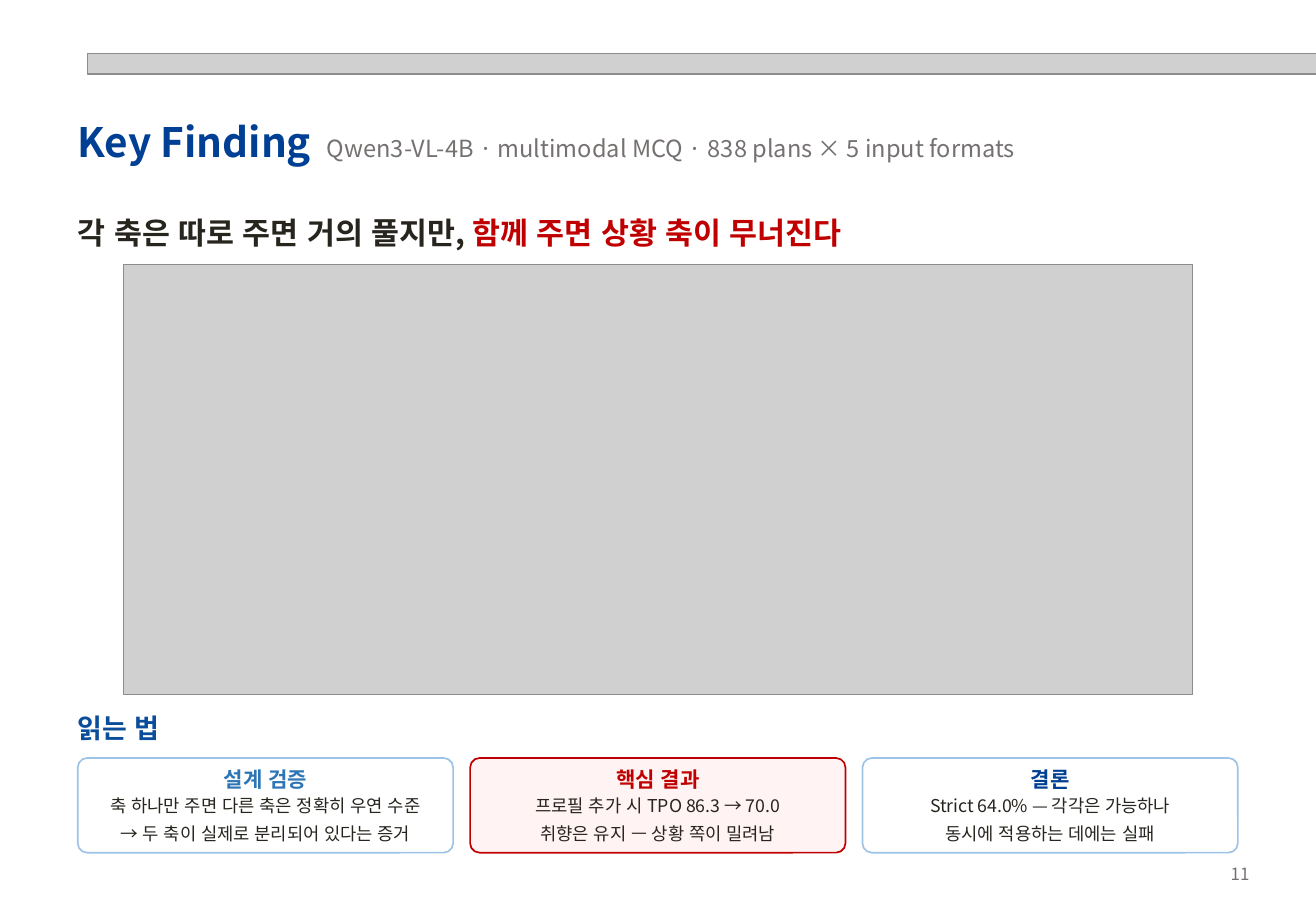
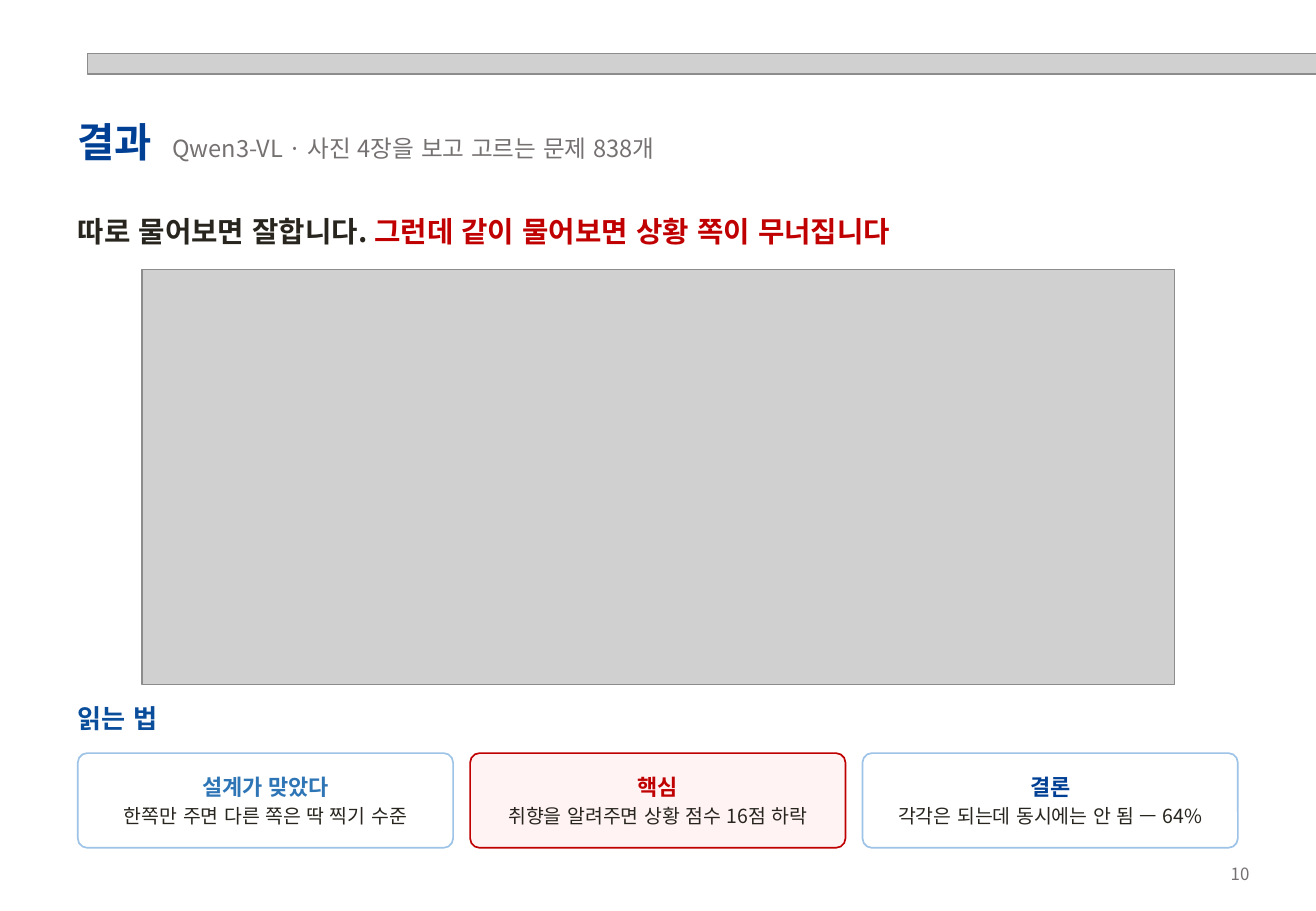
Before and after one commit to hjhj6411/tpo, a slide deck: slide 10 of presentation/POD-Bench_성과발표.pptx (slide 11 before the commit). Drawn at 1316x911 pixels with LibreOffice and Linux fonts; fonts in the diff are those of the drawing; grey boxes stand for pictures. Boxes give left, top, right and bottom in pixels: in the first picture for what was removed or moved away, otherwise in the second. Text is boxed around its words. In the diff, an @@ line names an element or a change of style, - is before the commit and + after.

```diff
--- a/presentation/POD-Bench_성과발표.pptx
+++ b/presentation/POD-Bench_성과발표.pptx
@@ text at bbox=[78, 123, 654, 162]: text changed @@
-Key Finding Qwen3-VL-4B · multimodal MCQ · 838 plans × 5 input formats
+결과 Qwen3-VL · 사진 4장을 보고 고르는 문제 838개
@@ text at bbox=[78, 217, 890, 245]: text changed; size 18 to 17 pt; text colour #27251E to #C00000 @@
-각 축은 따로 주면 거의 풀지만, 함께 주면 상황 축이 무너진다
+따로 물어보면 잘합니다. 그런데 같이 물어보면 상황 쪽이 무너집니다
@@ picture: place and size @@
-picture at bbox=[124, 265, 1193, 695]
+picture at bbox=[142, 270, 1175, 684]
@@ text "읽는 법": place and size @@
-text "읽는 법" at bbox=[78, 715, 160, 741]
+text "읽는 법" at bbox=[78, 706, 157, 731]
@@ text "읽는 법" at bbox=[78, 706, 157, 731]: size 16 to 15.5 pt @@
@@ text in rounded rectangle at bbox=[124, 776, 407, 825]: text changed; size 10.5 to 11.5 pt @@
-설계 검증
-축 하나만 주면 다른 축은 정확히 우연 수준
-→ 두 축이 실제로 분리되어 있다는 증거
+설계가 맞았다
+한쪽만 주면 다른 쪽은 딱 찍기 수준
@@ 3 rounded rectangles: place and size @@
-3 rounded rectangles at bbox=[78, 758, 1238, 853]
+3 rounded rectangles at bbox=[78, 753, 1238, 848]
@@ text in rounded rectangle at bbox=[508, 776, 808, 825]: text changed; size 10.5 to 11.5 pt @@
-핵심 결과
-프로필 추가 시 TPO 86.3 → 70.0
-취향은 유지 — 상황 쪽이 밀려남
+핵심
+취향을 알려주면 상황 점수 16점 하락
@@ text in rounded rectangle at bbox=[1030, 776, 1070, 797]: size 12.5 to 13 pt in "결론" @@
@@ text in rounded rectangle at bbox=[898, 807, 1202, 825]: text changed; size 10.5 to 11.5 pt @@
-Strict 64.0% — 각각은 가능하나
-동시에 적용하는 데에는 실패
+각각은 되는데 동시에는 안 됨 — 64%
@@ text at bbox=[1231, 867, 1250, 880]: text changed @@
-11
+10
```
Also in this commit, not shown: 4 other slides changed, 7 slides added, 8 slides removed, 10 other files.
